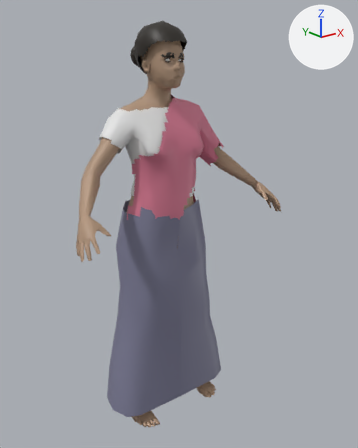
What one commit did to the glTF model godot/assets/humans/vat/woman_01.glb.
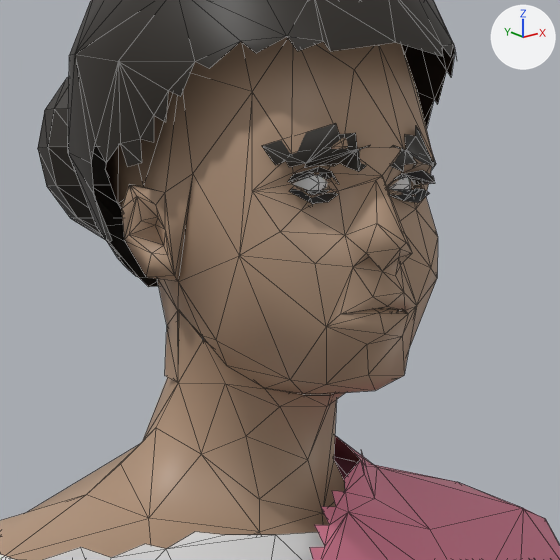
Old and new are each drawn whole from a camera (50 mm lens) standing at (-1.173, -1.614, 1.443) and looking at (0.035, -0.105, 0.839) and again close up on the part from 35% to 56% of the width and 8% to 25% of the height. The lights are fixed; the arrows at upper right show +X, +Y and +Z. The first two pictures are the older version. The close-ups show mesh edges as thin lines. Vertices at exactly the same position are counted once.

Names of what the first close-up shows: 'crowd'.
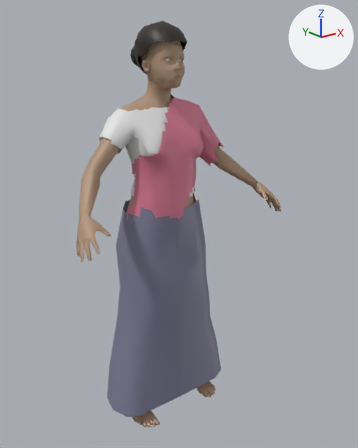
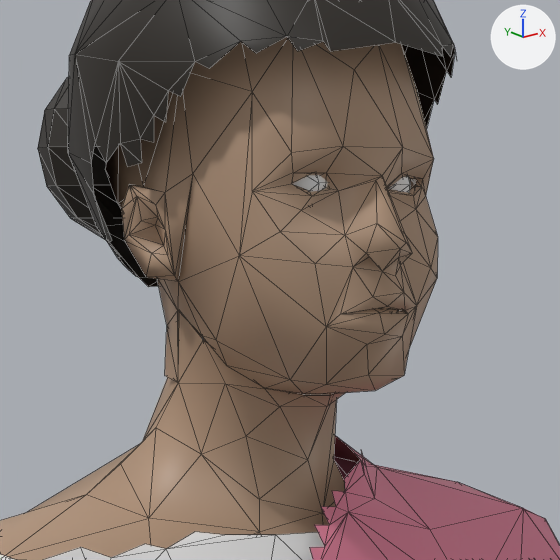
What differs and where, as boxes (x1, y1, x2, y2) in the close-ups (560 x 560 px):
part 1 of me_base, deleted (black): before (262, 123, 436, 204)

The change in detail:
me_base is used by ob_crowd; location (0.0, 0.0, 0.0).
me_base had 2372 vertices, 3505 faces and spanned x -0.48..0.48, y -0.29..0.11, z 0.0..1.61.
me_base now has 2303 vertices, 3456 faces and spans x -0.48..0.48, y -0.29..0.11, z 0.0..1.61.
me_base part 1: 6 loose pieces with 67 vertices, spanning x -0.05..0.05, y -0.14..-0.11, z 1.46..1.5, are deleted.
Other edits to the shape of me_base do not show in these pictures.
me_base no longer uses material mat_lashes (black #272727).
